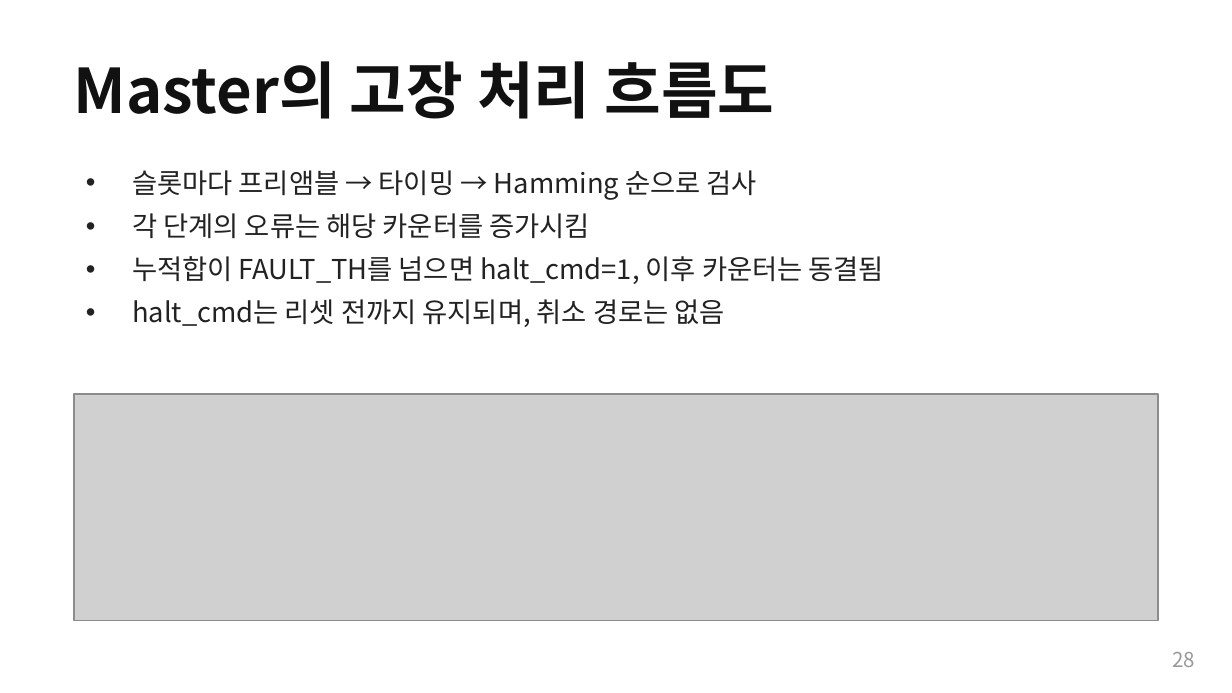
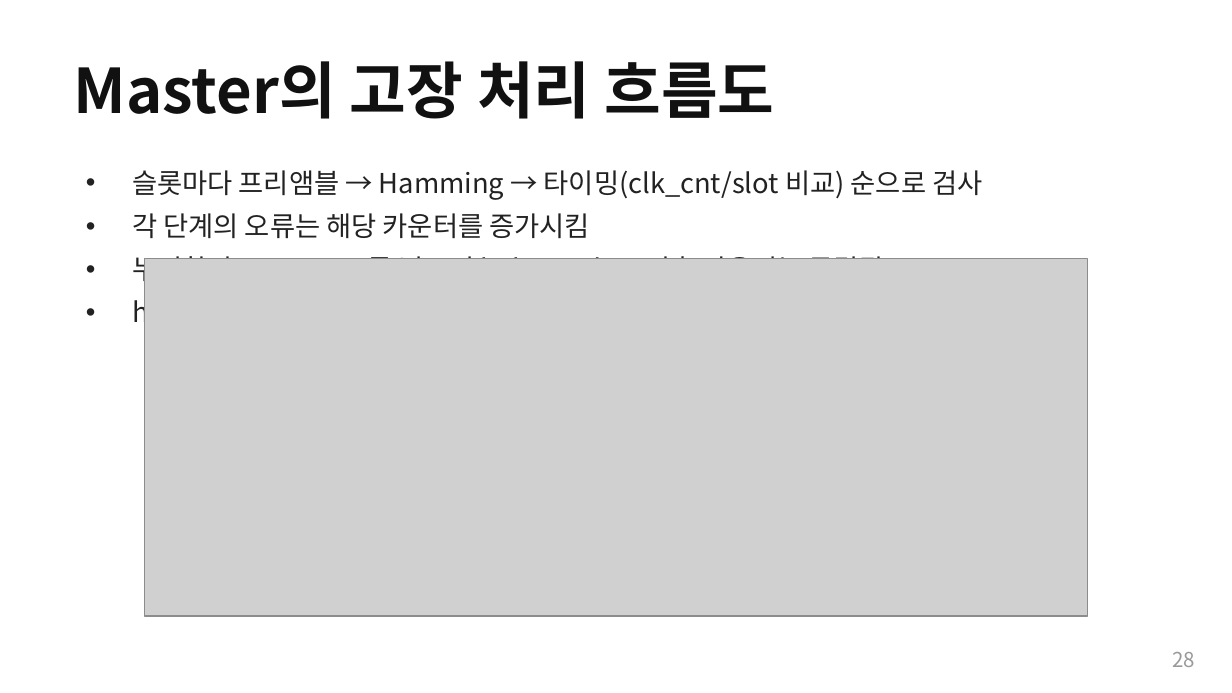
Before and after one commit to Woodong02/SoC_Design_and_Programming, a slide deck: slide 28 of presentation_full.pptx. Drawn at 1232x693 pixels with LibreOffice and Linux fonts; fonts in the diff are those of the drawing; grey boxes stand for pictures. Boxes give left, top, right and bottom in pixels: in the first picture for what was removed or moved away, otherwise in the second. Text is boxed around its words. In the diff, an @@ line names an element or a change of style, - is before the commit and + after.

```diff
--- a/presentation_full.pptx
+++ b/presentation_full.pptx
@@ text at (132, 170, 982, 200): text changed @@
-• 슬롯마다 프리앰블 → 타이밍 → Hamming 순으로 검사
+• 슬롯마다 프리앰블 → Hamming → 타이밍(clk_cnt/slot 비교) 순으로 검사
@@ picture: place and size @@
-picture at (74, 394, 1158, 621)
+picture at (144, 259, 1088, 616)
```
Also in this commit, not shown: 14 other slides changed, 7 other files.
